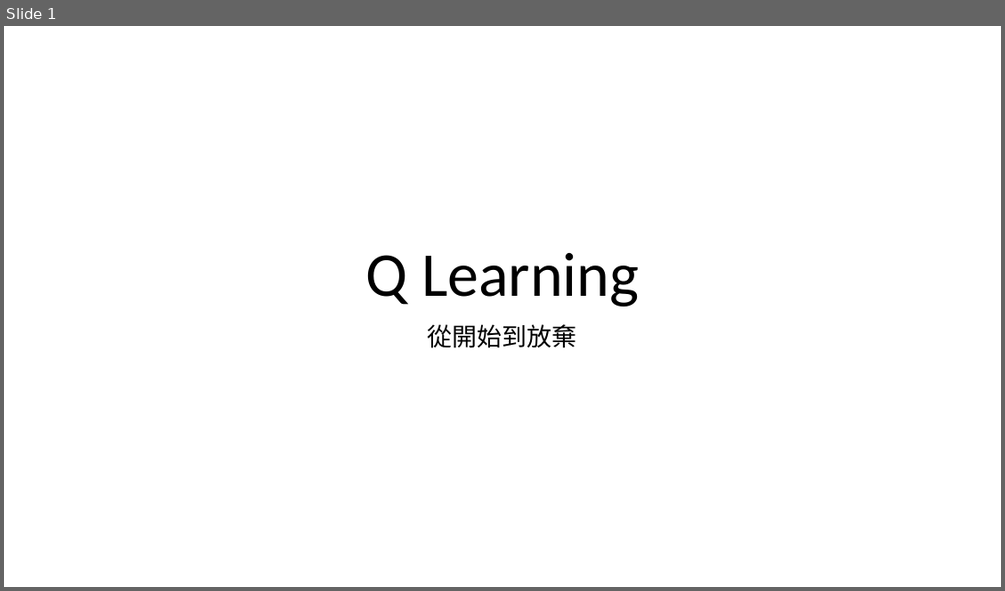
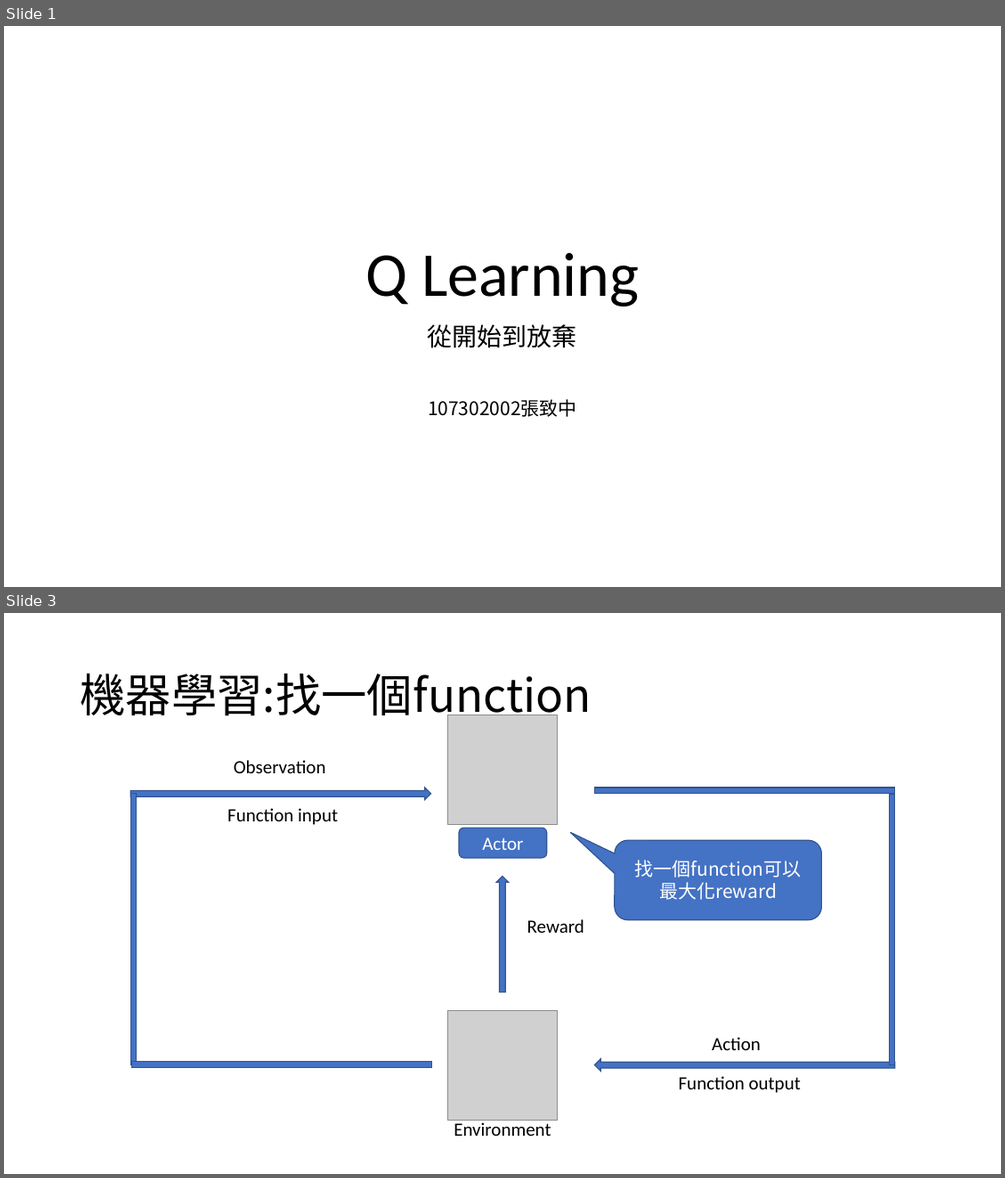
Before and after one commit to 312707047/Dino-Run-with-Rainbow-DQN, a slide deck: 107302002.pptx. Shown one above the other, each under a label of ours: slide 1 before the commit, slides 1 and 3 after it; the slides between them are not shown. The pictures are 1005x591 and 1005x1178 pixels, drawn with LibreOffice and Linux fonts; fonts in the diff are those of the drawing; grey boxes stand for pictures. Boxes give left, top, right and bottom in pixels: in the first picture for what was removed or moved away, otherwise in the second. Text is boxed around its words. In the diff, an @@ line names an element or a change of style, - is before the commit and + after.

```diff
--- a/107302002.pptx
+++ b/107302002.pptx
@@ slide 3 added at (4,613,1001,1174), background #FFFFFF @@
@@ title added at (80,674,591,723), 44 pt, text #000000 @@
+機器學習:找一個function
@@ picture added at (448,715,558,825) @@
@@ text added at (234,760,326,773), 18 pt, text #000000 @@
+Observation
@@ right arrow added at (130,787,431,799), fill #4472C4, outline #325491 1 pt @@
@@ rectangle added at (130,793,136,1064), fill #4472C4, outline #325491 1 pt @@
@@ rectangle added at (595,788,896,794), fill #4472C4, outline #325491 1 pt @@
@@ rectangle added at (890,794,895,1064), fill #4472C4, outline #325491 1 pt @@
@@ text added at (227,808,338,825), 18 pt, text #000000 @@
+Function input
@@ rounded rectangle added at (459,827,547,858), fill #4472C4, outline #325491 1 pt, 18 pt, text #FFFFFF @@
+Actor
@@ rounded speech box added at (615,840,822,920), fill #4472C4, outline #325491 1 pt, 18 pt, text #FFFFFF @@
+找一個function可以
+最大化reward
@@ right arrow added at (496,876,509,992), fill #4472C4, outline #325491 1 pt @@
@@ text added at (527,919,584,933), 18 pt, text #000000 @@
+Reward
@@ picture added at (448,1010,558,1119) @@
@@ text added at (712,1037,760,1050), 18 pt, text #000000 @@
+Action
@@ rectangle added at (131,1062,432,1068), fill #4472C4, outline #325491 1 pt @@
@@ right arrow added at (595,1059,896,1070), fill #4472C4, outline #325491 1 pt @@
@@ text added at (679,1076,801,1093), 18 pt, text #000000 @@
+Function output
@@ text added at (453,1122,550,1135), 18 pt, text #000000 @@
+Environment
@@ slide 1 changed as well @@
@@ subtitle at (428,399,577,417): paragraph added @@
+107302002張致中
```
Also in this commit, not shown: 3 other slides added, 17 other files.
